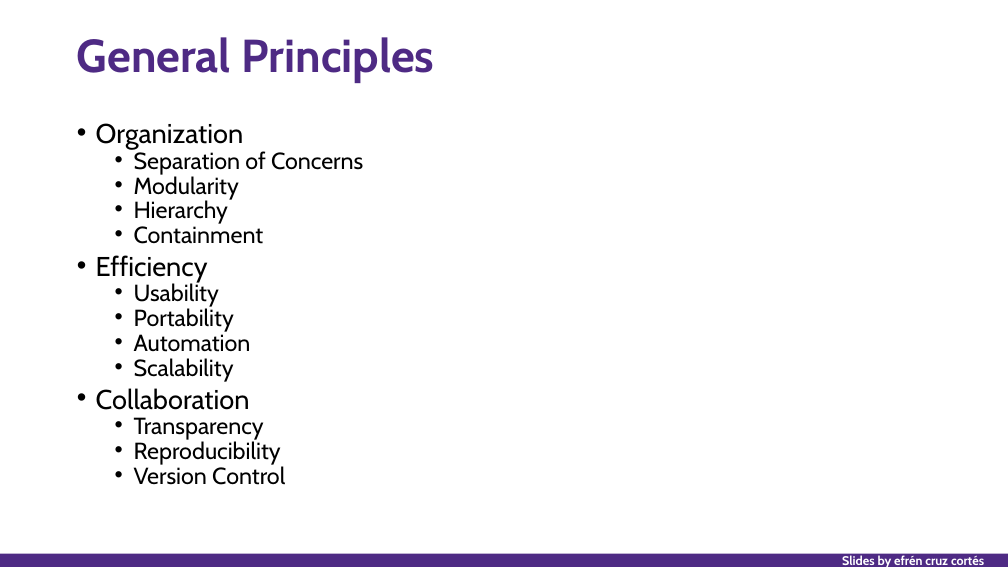
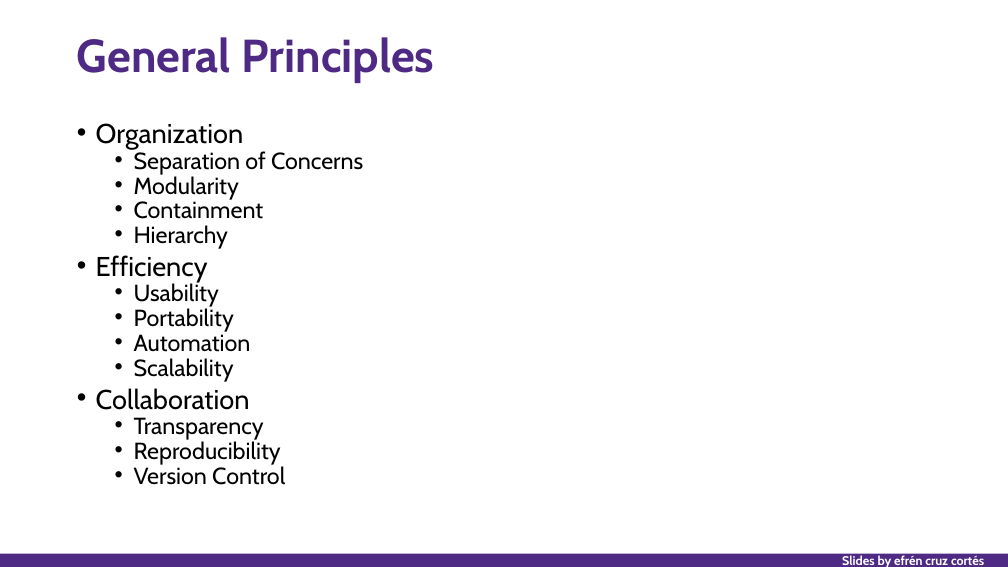
Before and after one commit to nuitrcs/researchers_guide_to_code_organization, a slide deck: slide 12 of researchers_guide_to_code_organization_day_1.pptx. Drawn at 1008x567 pixels with LibreOffice and Linux fonts; fonts in the diff are those of the drawing. Boxes give left, top, right and bottom in pixels: in the first picture for what was removed or moved away, otherwise in the second. Text is boxed around its words. In the diff, an @@ line names an element or a change of style, - is before the commit and + after.

```diff
--- a/researchers_guide_to_code_organization_day_1.pptx
+++ b/researchers_guide_to_code_organization_day_1.pptx
@@ text at (x1=134, y1=198, x2=264, y2=219): paragraph added @@
+  • Containment
@@ text at (x1=134, y1=223, x2=264, y2=244): paragraph removed @@
-  • Containment
```
Also in this commit, not shown: 13 other slides changed, 5 slides added, 7 other files.
